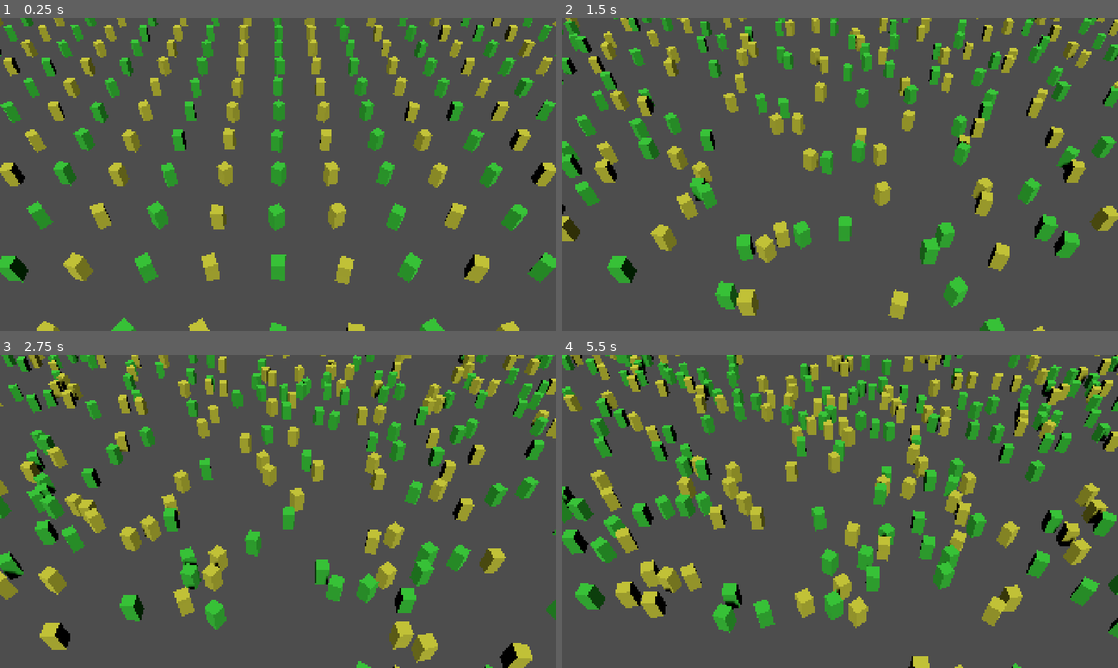
Above: before the commit, frames 1-4 (two rows, left to right).
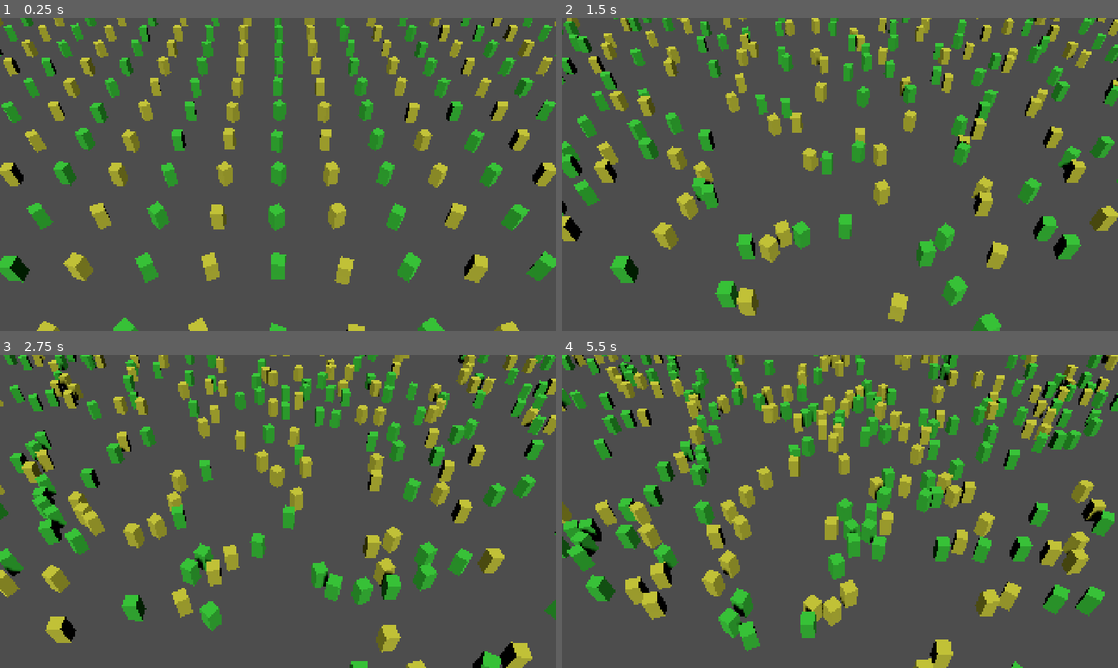
Above: after the commit, the same moments.

Repository: kennerCreates/ClipboardPoncho
Game: Godot game, scene res://scenes/main/main.tscn
Same seed, same stepped clock (60 frames per second), same inputs: the game is played once before the commit and once after it.
Inputs:
- Up to frame 1 (0.25 s): no input
- Up to frame 2 (1.5 s): tap Enter at 0.5 s
- Up to frame 3 (2.75 s): no input
- Up to frame 4 (5.5 s): no input

The runs differ from the first frame. In frame 1, 1.1% of the frame differs, in the area x 0-100%, y 0-100%; in frame 2, 4.4%; in frame 3, 14%; in frame 4, 36%.

Commit message:
some performance optimizations - flow fields currently disabled

Diff:
--- a/scripts/systems/movement_system.gd
+++ b/scripts/systems/movement_system.gd
@@ -9,7 +9,7 @@
 const AVOIDANCE_RADIUS: float = 2.5  # How close before units try to avoid each other
 const AVOIDANCE_STRENGTH: float = 20.0  # How strongly units push away from each other
 const SEPARATION_DISTANCE: float = 1.8  # Preferred distance between units (units are 1m wide)
-const MAX_AVOIDANCE_NEIGHBORS: int = 4  # Only avoid N closest units (reduced for performance)
+const MAX_AVOIDANCE_NEIGHBORS: int = 3  # Only avoid N closest units (reduced for performance)
 
 # Movement smoothing
 const MAX_STEERING_FORCE: float = 20.0  # Maximum steering force per frame
@@ -22,8 +22,11 @@
 
 # Staggered update optimization
 var frame_counter: int = 0
-const UPDATE_BUCKETS_VISIBLE: int = 2  # Update 50% of visible units per frame (smoother)
+const UPDATE_BUCKETS_VISIBLE: int = 4  # Update 25% of visible units per frame (performance)
 const UPDATE_BUCKETS_HIDDEN: int = 10  # Update 10% of off-screen units per frame (more aggressive)
+
+# Spatial grid rebuild optimization
+const SPATIAL_GRID_REBUILD_INTERVAL: int = 2  # Rebuild grid every N frames (stale but fast)
 
 func initialize(data: UnitDataSystem, grid: SpatialGrid, pathfinding_system: PathfindingSystem = null) -> void:
 	unit_data = data
@@ -36,14 +39,15 @@
 	if not unit_data or not spatial_grid:
 		return
 
-	# Rebuild spatial grid for this frame
-	spatial_grid.clear()
-	for i in range(unit_data.unit_count):
-		if unit_data.is_alive(i):
-			spatial_grid.insert(i, unit_data.positions[i])
-
 	# Increment frame counter for staggered updates
 	frame_counter += 1
+
+	# Rebuild spatial grid periodically (not every frame - saves CPU)
+	if frame_counter % SPATIAL_GRID_REBUILD_INTERVAL == 0:
+		spatial_grid.clear()
+		for i in range(unit_data.unit_count):
+			if unit_data.is_alive(i):
+				spatial_grid.insert(i, unit_data.positions[i])
 
 	# Update each unit with different rates for visible vs off-screen
 	for i in range(unit_data.unit_count):
@@ -55,7 +59,7 @@
 
 		# Staggered updates: visible units update more frequently (smoother)
 		if is_visible:
-			# Visible units: 50% per frame (every 2 frames)
+			# Visible units: 25% per frame (every 4 frames)
 			if i % UPDATE_BUCKETS_VISIBLE == frame_counter % UPDATE_BUCKETS_VISIBLE:
 				_update_unit_full(i, delta * UPDATE_BUCKETS_VISIBLE)
 		else:
@@ -156,27 +160,41 @@
 ## Calculate collision avoidance force using spatial grid
 ## Improved: velocity prediction + limited neighbors for performance
 func _calculate_avoidance(unit_idx: int, pos: Vector3) -> Vector3:
+	# Query nearby units using spatial grid
+	var nearby = spatial_grid.query_radius(pos, AVOIDANCE_RADIUS)
+
+	# Early exit if no nearby units (common case - saves computation)
+	if nearby.size() <= 1:  # Only self or nobody
+		return Vector3.ZERO
+
 	var avoidance = Vector3.ZERO
 	var velocity = unit_data.velocities[unit_idx]
 
-	# Query nearby units using spatial grid
-	var nearby = spatial_grid.query_radius(pos, AVOIDANCE_RADIUS)
-
 	# Build list of neighbors with distances for sorting
+	# Use squared distances to avoid expensive sqrt()
+	const SEPARATION_DISTANCE_SQ = SEPARATION_DISTANCE * SEPARATION_DISTANCE
 	var neighbors = []
 	for other_idx in nearby:
 		if other_idx == unit_idx or not unit_data.is_alive(other_idx):
 			continue
 
 		var other_pos = unit_data.positions[other_idx]
-		var distance = pos.distance_to(other_pos)
-
-		if distance < SEPARATION_DISTANCE and distance > 0.01:
+		var distance_sq = pos.distance_squared_to(other_pos)
+
+		if distance_sq < SEPARATION_DISTANCE_SQ and distance_sq > 0.0001:
+			# Store actual distance only when we need it (for sorting/calculations)
+			var distance = sqrt(distance_sq)
 			neighbors.append({"idx": other_idx, "pos": other_pos, "distance": distance})
 
-	# Sort by distance and limit to closest N neighbors
-	neighbors.sort_custom(func(a, b): return a.distance < b.distance)
+	# Early exit if no close neighbors
+	if neighbors.is_empty():
+		return Vector3.ZERO
+
+	# Skip sorting if we have few neighbors (performance optimization)
 	var max_neighbors = min(neighbors.size(), MAX_AVOIDANCE_NEIGHBORS)
+	if neighbors.size() > MAX_AVOIDANCE_NEIGHBORS:
+		# Only sort if we have more neighbors than we need
+		neighbors.sort_custom(func(a, b): return a.distance < b.distance)
 
 	# Apply avoidance from closest neighbors only
 	for i in range(max_neighbors):
